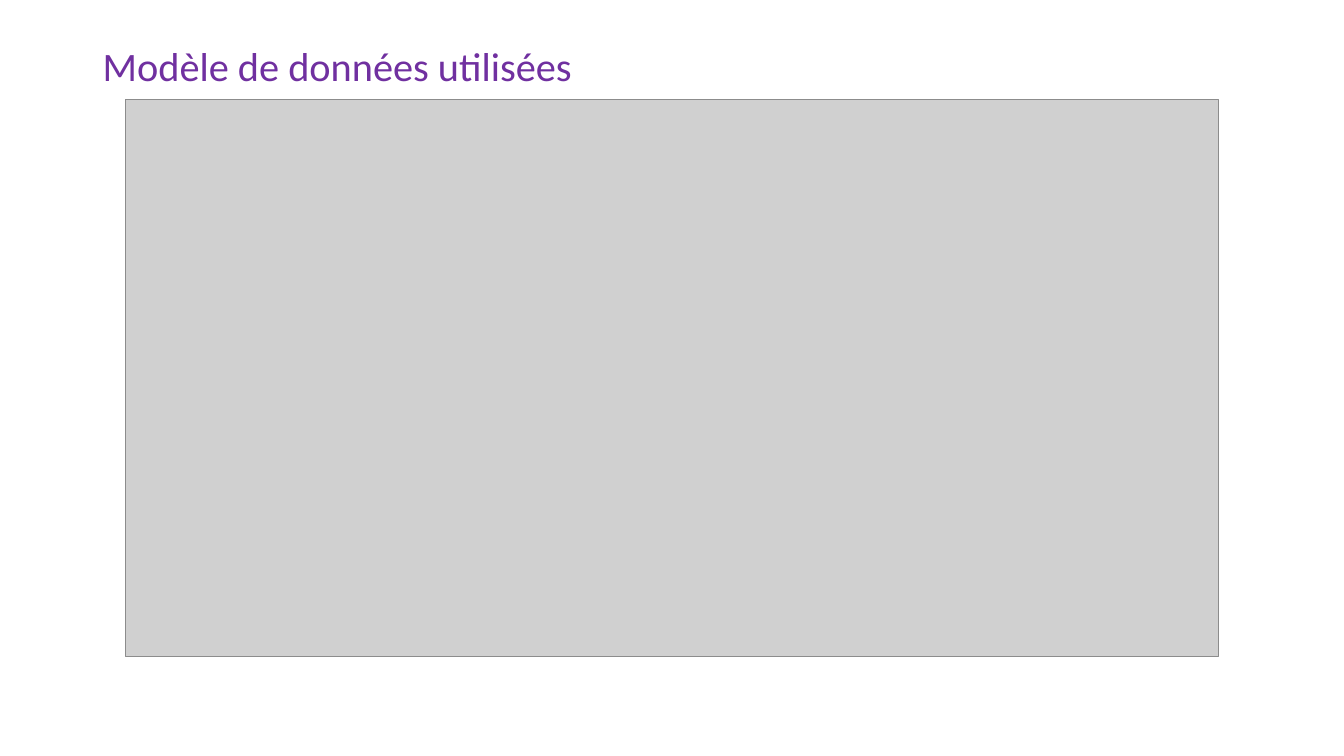
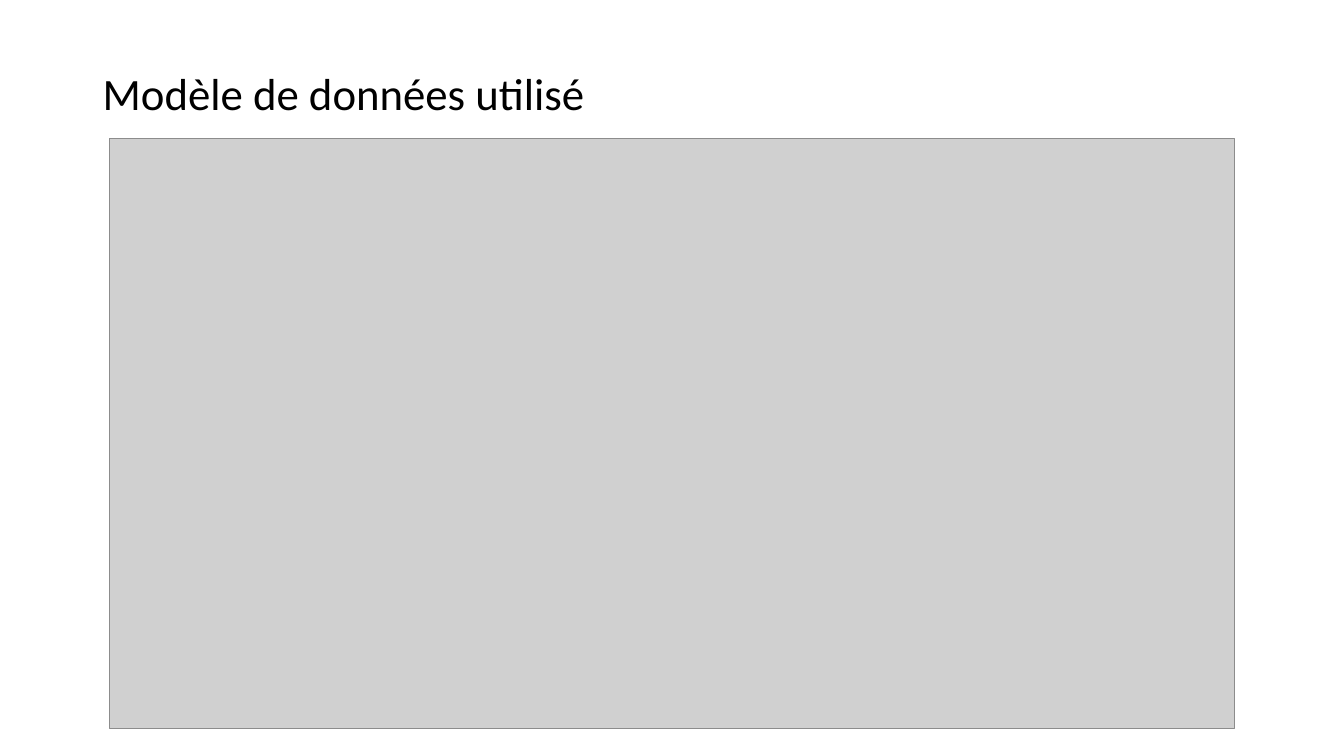
Before and after one commit to Mich-colab/Projets-Michele, a slide deck: slide 6 of Projet PowerBI Analyse de données.pptx (slide 5 before the commit). Drawn at 1344x756 pixels with LibreOffice and Linux fonts; fonts in the diff are those of the drawing; grey boxes stand for pictures. Boxes give left, top, right and bottom in pixels: in the first picture for what was removed or moved away, otherwise in the second. Text is boxed around its words. In the diff, an @@ line names an element or a change of style, - is before the commit and + after.

```diff
--- a/Projet PowerBI Analyse de données.pptx
+++ b/Projet PowerBI Analyse de données.pptx
@@ title at <box>103,79,584,111</box>: text changed; size 28.8 to 32 pt; text colour #7030A0 to #000000 @@
-Modèle de données utilisées
+Modèle de données utilisé
@@ picture: place and size @@
-picture at <box>125,100,1219,657</box>
+picture at <box>109,139,1235,729</box>
```
Also in this commit, not shown: 1 other slide changed, 3 slides added.
